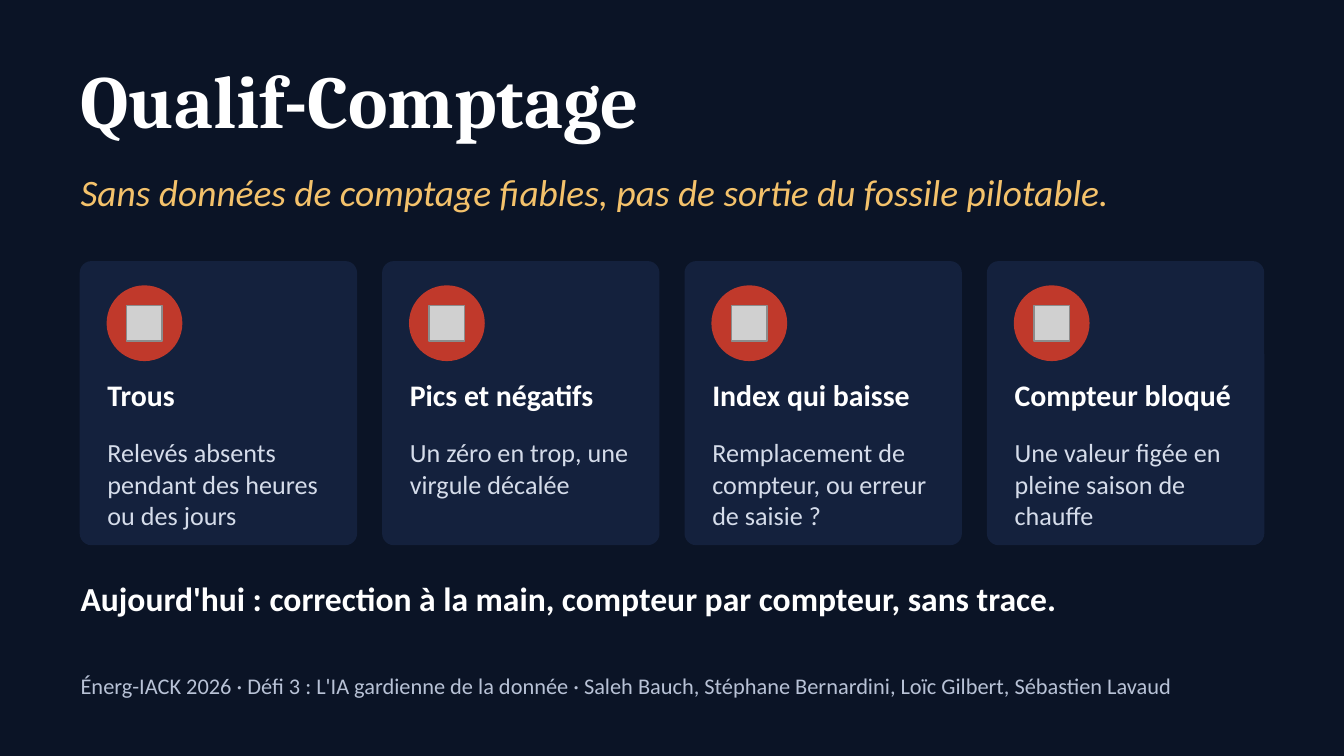
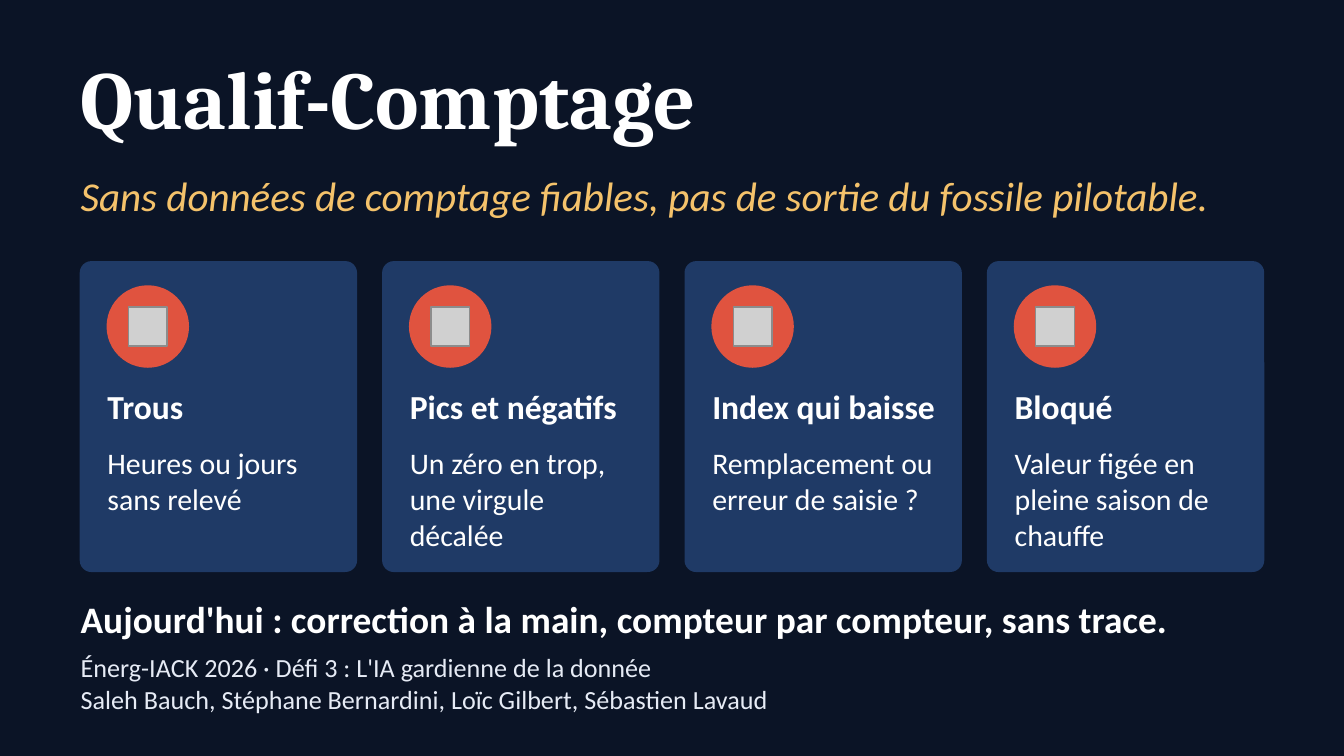
Before and after one commit to loicgilbert74000-coder/qualif-comptage, a slide deck: slide 1 of pitch/qualif-comptage-pitch.pptx. Drawn at 1344x756 pixels with LibreOffice and Linux fonts; fonts in the diff are those of the drawing; grey boxes stand for pictures. Boxes give left, top, right and bottom in pixels: in the first picture for what was removed or moved away, otherwise in the second. Text is boxed around its words. In the diff, an @@ line names an element or a change of style, - is before the commit and + after.

```diff
--- a/pitch/qualif-comptage-pitch.pptx
+++ b/pitch/qualif-comptage-pitch.pptx
@@ text "Qualif-Comptage" at (81, 70, 696, 147): size 40 to 44 pt @@
@@ text "Sans données de comptage fiables, ..." at (81, 182, 1208, 218): size 20 to 22 pt @@
@@ rounded rectangle: place and size @@
-rounded rectangle at (81, 262, 356, 544)
+rounded rectangle at (81, 262, 356, 571)
@@ rounded rectangle: place and size @@
-rounded rectangle at (383, 262, 659, 544)
+rounded rectangle at (383, 262, 659, 571)
@@ rounded rectangle: place and size @@
-rounded rectangle at (685, 262, 961, 544)
+rounded rectangle at (685, 262, 961, 571)
@@ fill #14213D to #1F3A66; outline #14213D 1 pt to #1F3A66 1 pt in 4 elements at (81, 262, 356, 571), (383, 262, 659, 571), (685, 262, 961, 571), (988, 262, 1263, 571) @@
@@ rounded rectangle: place and size @@
-rounded rectangle at (988, 262, 1263, 544)
+rounded rectangle at (988, 262, 1263, 571)
@@ ellipse: place and size @@
-ellipse at (108, 286, 181, 360)
+ellipse at (108, 286, 188, 367)
@@ ellipse: place and size @@
-ellipse at (410, 286, 484, 360)
+ellipse at (410, 286, 491, 367)
@@ ellipse: place and size @@
-ellipse at (712, 286, 786, 360)
+ellipse at (712, 286, 793, 367)
@@ fill #C0392B to #E0533F; outline #C0392B 1 pt to #E0533F 1 pt in 4 elements at (108, 286, 188, 367), (410, 286, 491, 367), (712, 286, 793, 367), (1015, 286, 1095, 367) @@
@@ ellipse: place and size @@
-ellipse at (1015, 286, 1089, 360)
+ellipse at (1015, 286, 1095, 367)
@@ picture: place and size @@
-picture at (126, 305, 161, 340)
+picture at (129, 308, 168, 347)
@@ picture: place and size @@
-picture at (429, 305, 464, 340)
+picture at (431, 308, 470, 347)
@@ picture: place and size @@
-picture at (731, 305, 766, 340)
+picture at (734, 308, 773, 347)
@@ picture: place and size @@
-picture at (1034, 305, 1068, 340)
+picture at (1036, 308, 1075, 347)
@@ text "Trous": place and size @@
-text "Trous" at (107, 386, 174, 407)
+text "Trous" at (107, 397, 183, 420)
@@ text "Pics et négatifs": place and size @@
-text "Pics et négatifs" at (410, 385, 593, 411)
+text "Pics et négatifs" at (410, 395, 617, 425)
@@ size 16 to 18 pt in 3 elements at (107, 397, 183, 420), (410, 395, 617, 425), (712, 395, 934, 425) @@
@@ text "Index qui baisse": place and size @@
-text "Index qui baisse" at (712, 385, 910, 411)
+text "Index qui baisse" at (712, 395, 934, 425)
@@ text at (1015, 395, 1113, 425): text changed; size 16 to 18 pt @@
-Compteur bloqué
+Bloqué
@@ text "Un zéro en trop, une ...": place and size @@
-text "Un zéro en trop, une ..." at (410, 444, 628, 499)
+text "Un zéro en trop, une ..." at (410, 453, 606, 546)
@@ text "Un zéro en trop, une ..." at (410, 453, 606, 546): size 14 to 16 pt, text colour #D5DCEA to #FFFFFF @@
@@ text at (107, 453, 298, 511): text changed; size 14 to 16 pt; text colour #D5DCEA to #FFFFFF @@
-Relevés absents pendant des heures ou des jours
+Heures ou jours sans relevé
@@ text at (712, 453, 932, 511): text changed; size 14 to 16 pt; text colour #D5DCEA to #FFFFFF @@
-Remplacement de compteur, ou erreur de saisie ?
+Remplacement ou erreur de saisie ?
@@ text at (1015, 453, 1208, 547): text changed; size 14 to 16 pt; text colour #D5DCEA to #FFFFFF @@
-Une valeur figée en pleine saison de chauffe
+Valeur figée en pleine saison de chauffe
@@ text "Aujourd'hui : correction à la ...": place and size @@
-text "Aujourd'hui : correction à la ..." at (81, 587, 1056, 617)
+text "Aujourd'hui : correction à la ..." at (81, 606, 1167, 640)
@@ text "Aujourd'hui : correction à la ..." at (81, 606, 1167, 640): size 18 to 20 pt @@
@@ text at (81, 656, 768, 714): text changed; size 12 to 14 pt; text colour #B8C2D6 to #E6EBF5 @@
-Énerg-IACK 2026 · Défi 3 : L'IA gardienne de la donnée · Saleh Bauch, Stéphane Bernardini, Loïc Gilbert, Sébastien Lavaud
+Énerg-IACK 2026 · Défi 3 : L'IA gardienne de la donnée
+Saleh Bauch, Stéphane Bernardini, Loïc Gilbert, Sébastien Lavaud
@@ text "Énerg-IACK 2026 · Défi 3 ..." at (81, 656, 768, 714): vertical alignment middle to top @@
```
Also in this commit, not shown: 4 other slides changed, 1 other file.
